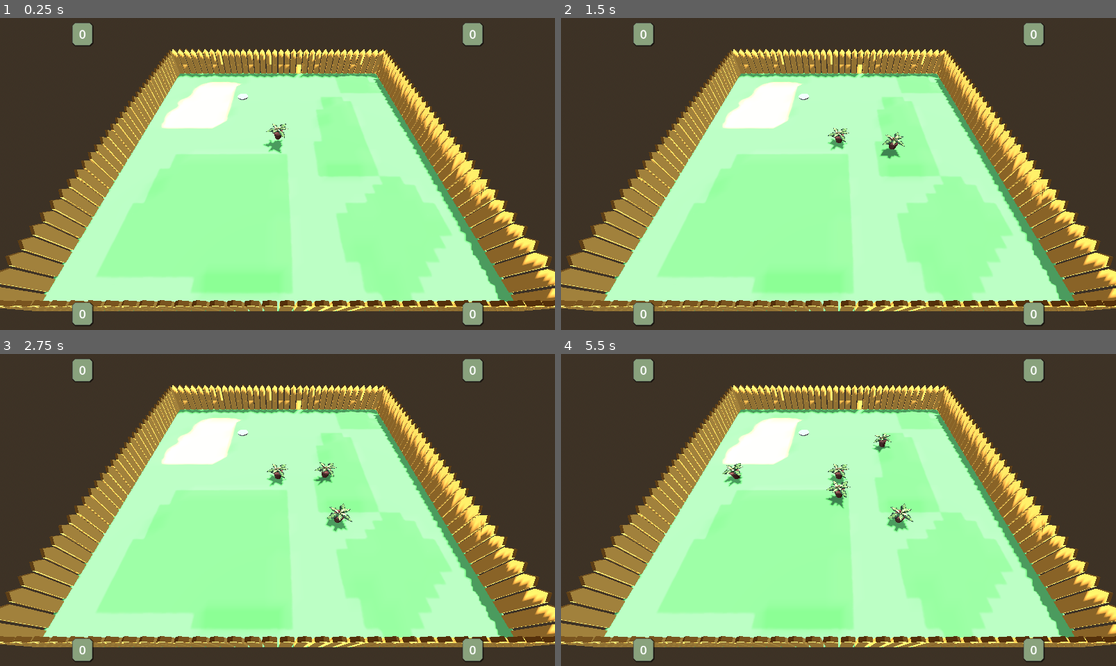
Above: before the commit, frames 1-4 (two rows, left to right).
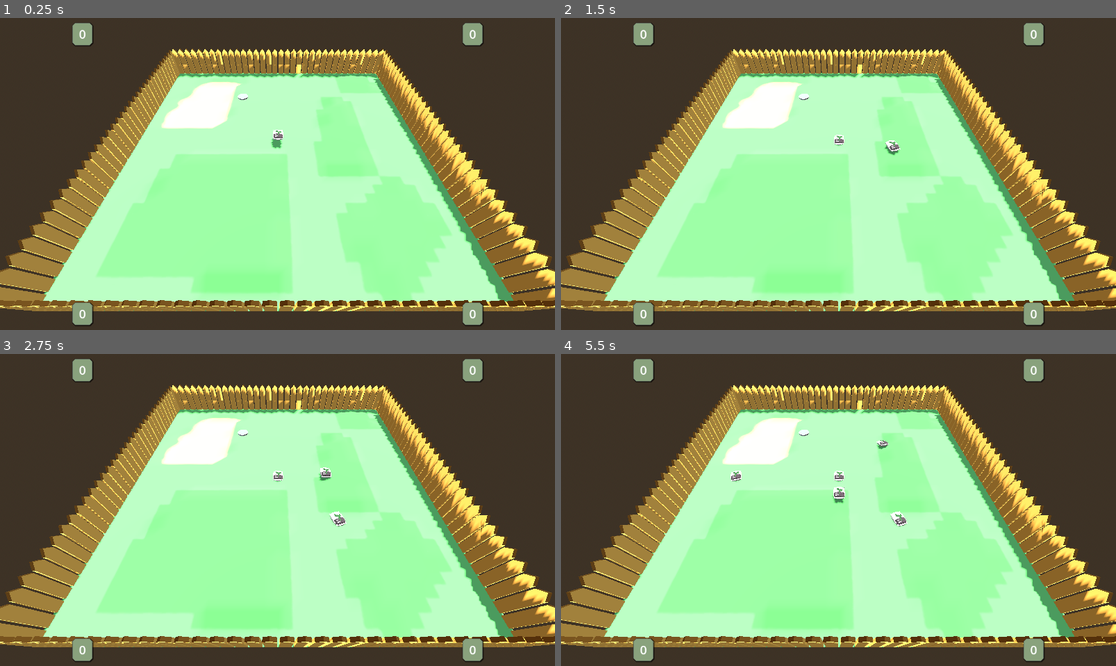
Above: after the commit, the same moments.

Repository: ronincampbell/GDS2Project
Game: Godot game, scene res://maps/test_map.tscn
The game is run twice, just before and just after one commit, with the same random seed, the same clock (stepped at 60 frames per second) and the same inputs. The engine's default icon, where the game draws it, is replaced by a stand-in: a white triangle on a blue panel in a dark square.
Inputs:
- Up to frame 1 (0.25 s): no input
- Up to frame 2 (1.5 s): hold D (PlayerRight) 0.53-1.28 s; hold E (PlayerInteract) 0.53-1.28 s; tap Space at 0.77 s; hold S (PlayerDown) from 1.28 s (still down); tap R at 1.35 s
- Up to frame 3 (2.75 s): tap Space at 1.52 s; release S (PlayerDown) at 2.03 s; hold D (PlayerRight) from 2.03 s (still down); hold E (PlayerInteract) from 2.03 s (still down)
- Up to frame 4 (5.5 s): release D (PlayerRight) at 2.78 s; release E (PlayerInteract) at 2.78 s; hold W (PlayerUp) 2.78-3.53 s; tap R at 2.85, 4.35 s; tap Space at 3.02, 3.77, 4.52 s; hold E (PlayerInteract) 3.53-4.28 s; hold A (PlayerLeft) 3.53-5.03 s; hold S (PlayerDown) from 5.03 s (still down); hold E (PlayerInteract) from 5.03 s (still down)

The runs differ from the first frame. In frame 1, 0.2% of the frame differs, in the area x 47-52%, y 33-44%; in frame 2, 0.3%; in frame 3, 0.5%; in frame 4, 0.8%, in the area x 29-64%, y 25-58%.

Commit message:
Fertiliser in and working
As a player, I want to be able to place props before the game begins so that I can design the course how I want it

Diff:
--- /dev/null
+++ b/Props/Previews/prop_fertiliser_preview.tscn
@@ -0,0 +1,57 @@
+[gd_scene load_steps=6 format=3 uid="uid://b0poqsba6nc1n"]
+
+[ext_resource type="PackedScene" uid="uid://j1mq8bqwm5uw" path="res://models/prop/fertiliser/prop_fertiliser.gltf" id="1_1rpq8"]
+[ext_resource type="Script" uid="uid://cw12fojcrae78" path="res://scripts/Props/prop_preview.gd" id="1_cvhfe"]
+[ext_resource type="PackedScene" uid="uid://17eyatpnwt7o" path="res://Props/prop_fertiliser.tscn" id="2_ej1kb"]
+[ext_resource type="PackedScene" uid="uid://c4kx0je62savm" path="res://models/prop/fertiliser/prop_fertiliser_preview_can't_place.tscn" id="2_ogly4"]
+
+[sub_resource type="BoxShape3D" id="BoxShape3D_1rpq8"]
+size = Vector3(0.755249, 0.365234, 1)
+
+[node name="PropFertiliserPreview" type="Node3D" node_paths=PackedStringArray("downward_raycasts", "side_raycasts")]
+script = ExtResource("1_cvhfe")
+downward_raycasts = [NodePath("DownwardRaycasts/DownwardRaycast"), NodePath("DownwardRaycasts/DownwardRaycast2")]
+side_raycasts = [NodePath("SideRaycasts/NorthRaycast"), NodePath("SideRaycasts/EastRaycast"), NodePath("SideRaycasts/SouthRaycast"), NodePath("SideRaycasts/WestRaycast")]
+prop = ExtResource("2_ej1kb")
+
+[node name="Area3D" type="Area3D" parent="."]
+
+[node name="CollisionShape3D" type="CollisionShape3D" parent="Area3D"]
+transform = Transform3D(1, 0, 0, 0, 1, 0, 0, 0, 1, -0.0237427, 0.210049, 0)
+shape = SubResource("BoxShape3D_1rpq8")
+
+[node name="SideRaycasts" type="Node3D" parent="."]
+
+[node name="WestRaycast" type="RayCast3D" parent="SideRaycasts"]
+transform = Transform3D(1, 0, 0, 0, 1, 0, 0, 0, 1, 0, 0.314841, 0)
+target_position = Vector3(-0.8, 0, 0)
+
+[node name="EastRaycast" type="RayCast3D" parent="SideRaycasts"]
+transform = Transform3D(1, 0, 0, 0, 1, 0, 0, 0, 1, 0, 0.314841, 0)
+target_position = Vector3(0.8, 0, 0)
+
+[node name="NorthRaycast" type="RayCast3D" parent="SideRaycasts"]
+transform = Transform3D(1, 0, 0, 0, 1, 0, 0, 0, 1, 0, 0.314841, 0)
+target_position = Vector3(0, 0, -0.8)
+
+[node name="SouthRaycast" type="RayCast3D" parent="SideRaycasts"]
+transform = Transform3D(1, 0, 0, 0, 1, 0, 0, 0, 1, 0, 0.314841, 0)
+target_position = Vector3(0, 0, 0.8)
+
+[node name="blockbench_export" parent="." instance=ExtResource("1_1rpq8")]
+
+[node name="DownwardRaycasts" type="Node3D" parent="."]
+
+[node name="DownwardRaycast" type="RayCast3D" parent="DownwardRaycasts"]
+transform = Transform3D(1, 0, 0, 0, 1, 0, 0, 0, 1, 0, 0, 0.3)
+target_position = Vector3(0, -0.2, 0)
+
+[node name="DownwardRaycast2" type="RayCast3D" parent="DownwardRaycasts"]
+transform = Transform3D(1, 0, 0, 0, 1, 0, 0, 0, 1, 0.003, 0, -0.3)
+target_position = Vector3(0, -0.2, 0)
+
+[node name="blockbench_export2" parent="." instance=ExtResource("2_ogly4")]
+visible = false
+
+[connection signal="body_entered" from="Area3D" to="." method="_on_body_entered"]
+[connection signal="body_exited" from="Area3D" to="." method="_on_body_exited"]
--- /dev/null
+++ b/Props/prop_fertiliser.tscn
@@ -0,0 +1,16 @@
+[gd_scene load_steps=4 format=3 uid="uid://17eyatpnwt7o"]
+
+[ext_resource type="Script" uid="uid://bbcown7sf5h4u" path="res://scripts/Props/prop.gd" id="1_v8xck"]
+[ext_resource type="PackedScene" uid="uid://j1mq8bqwm5uw" path="res://models/prop/fertiliser/prop_fertiliser.gltf" id="2_v8xck"]
+
+[sub_resource type="BoxShape3D" id="BoxShape3D_j2bjd"]
+size = Vector3(0.707123, 0.33075, 1)
+
+[node name="PropFertiliser" type="RigidBody3D"]
+script = ExtResource("1_v8xck")
+
+[node name="blockbench_export" parent="." instance=ExtResource("2_v8xck")]
+
+[node name="CollisionShape3D" type="CollisionShape3D" parent="."]
+transform = Transform3D(1, 0, 0, 0, 1, 0, 0, 0, 1, -0.00770569, 0.203583, 0)
+shape = SubResource("BoxShape3D_j2bjd")
--- a/Props/prop_plant.tscn
+++ b/Props/prop_plant.tscn
@@ -1,6 +1,6 @@
 [gd_scene load_steps=5 format=3 uid="uid://b0ktesd6kpmw3"]
 
-[ext_resource type="Script" uid="uid://bbcown7sf5h4u" path="res://maps/prop.gd" id="1_o3n5q"]
+[ext_resource type="Script" uid="uid://bbcown7sf5h4u" path="res://scripts/Props/prop.gd" id="1_o3n5q"]
 [ext_resource type="PackedScene" uid="uid://bc60wvr4fp7ya" path="res://models/prop/pot_plant/prop_plant.gltf" id="2_2bj52"]
 
 [sub_resource type="CylinderShape3D" id="CylinderShape3D_dkmjw"]
--- /dev/null
+++ b/models/prop/fertiliser/prop_fertiliser_preview_can't_place.tscn
@@ -0,0 +1,9 @@
+[gd_scene load_steps=3 format=3 uid="uid://c4kx0je62savm"]
+
+[ext_resource type="PackedScene" uid="uid://j1mq8bqwm5uw" path="res://models/prop/fertiliser/prop_fertiliser.gltf" id="1_p1uhn"]
+[ext_resource type="Material" uid="uid://de2sypkpgmr61" path="res://Props/prop_preview_material.tres" id="2_nxvw6"]
+
+[node name="blockbench_export" instance=ExtResource("1_p1uhn")]
+
+[node name="beveled_cuboid" parent="Node" index="0"]
+material_override = ExtResource("2_nxvw6")
--- a/scripts/Props/prop_preview.gd
+++ b/scripts/Props/prop_preview.gd
@@ -2,7 +2,7 @@
 
 @export var downward_raycasts: Array[RayCast3D]
 @export var side_raycasts: Array[RayCast3D]
-var prop: PackedScene = preload("res://Props/prop_plant.tscn")
+@export var prop: PackedScene = preload("res://Props/prop_plant.tscn")
 @onready var model: Node3D = $blockbench_export
 @onready var model_cannot_place = $blockbench_export2
 var in_area: int = 0
--- a/scripts/game_manager.gd
+++ b/scripts/game_manager.gd
@@ -10,7 +10,7 @@
 var obstacle_placing_time : float = 10
 var player1_obstacle_in_scene : bool = false
 
-const placeable_props: Dictionary = {"plant":preload("res://Props/Previews/prop_plant_preview.tscn")}
+const placeable_props: Dictionary = {"plant":preload("res://Props/Previews/prop_plant_preview.tscn"), "fertiliser":preload("res://Props/Previews/prop_fertiliser_preview.tscn")}
 const golf_ball: PackedScene = preload("res://CoreObjects/golf_ball.tscn")
 const golf_club: PackedScene = preload("res://CoreObjects/golf_club.tscn")
 const gnome: PackedScene = preload("res://CoreObjects/gnome.tscn")
@@ -26,7 +26,7 @@
 			_place_object(gnome, Vector3(0, 1.4, 0))
 
 		if !player1_obstacle_in_scene:
-			_place_object(placeable_props["plant"], Vector3(0, 1.6, 0))
+			_place_object(placeable_props["fertiliser"], Vector3(0, 1.6, 0))
 			player1_obstacle_in_scene = true
 
 func _on_golf_hole_entered(body: Node3D) -> void:
Renamed: maps/prop.gd -> scripts/Props/prop.gd
Renamed: maps/prop.gd.uid -> scripts/Props/prop.gd.uid
